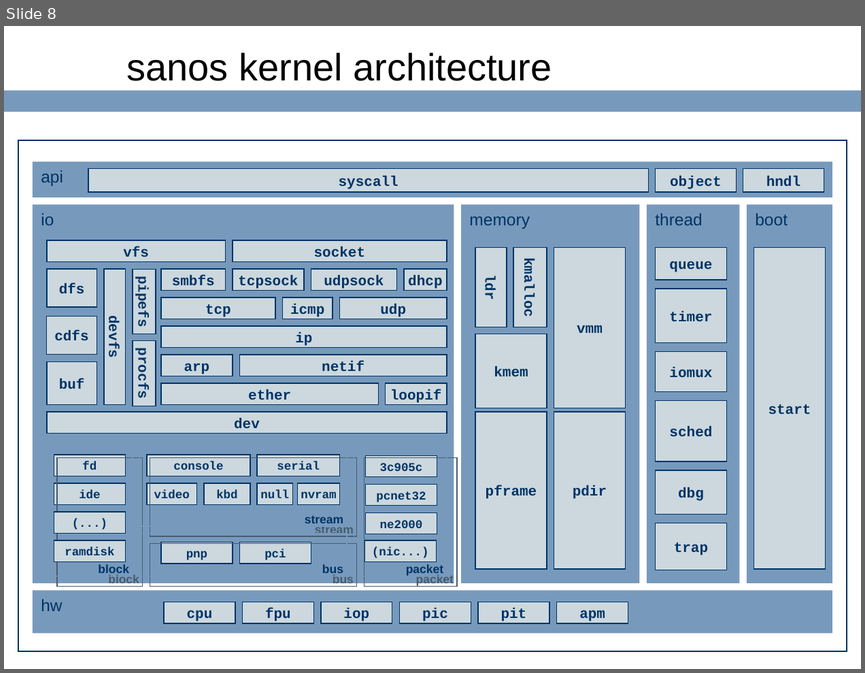
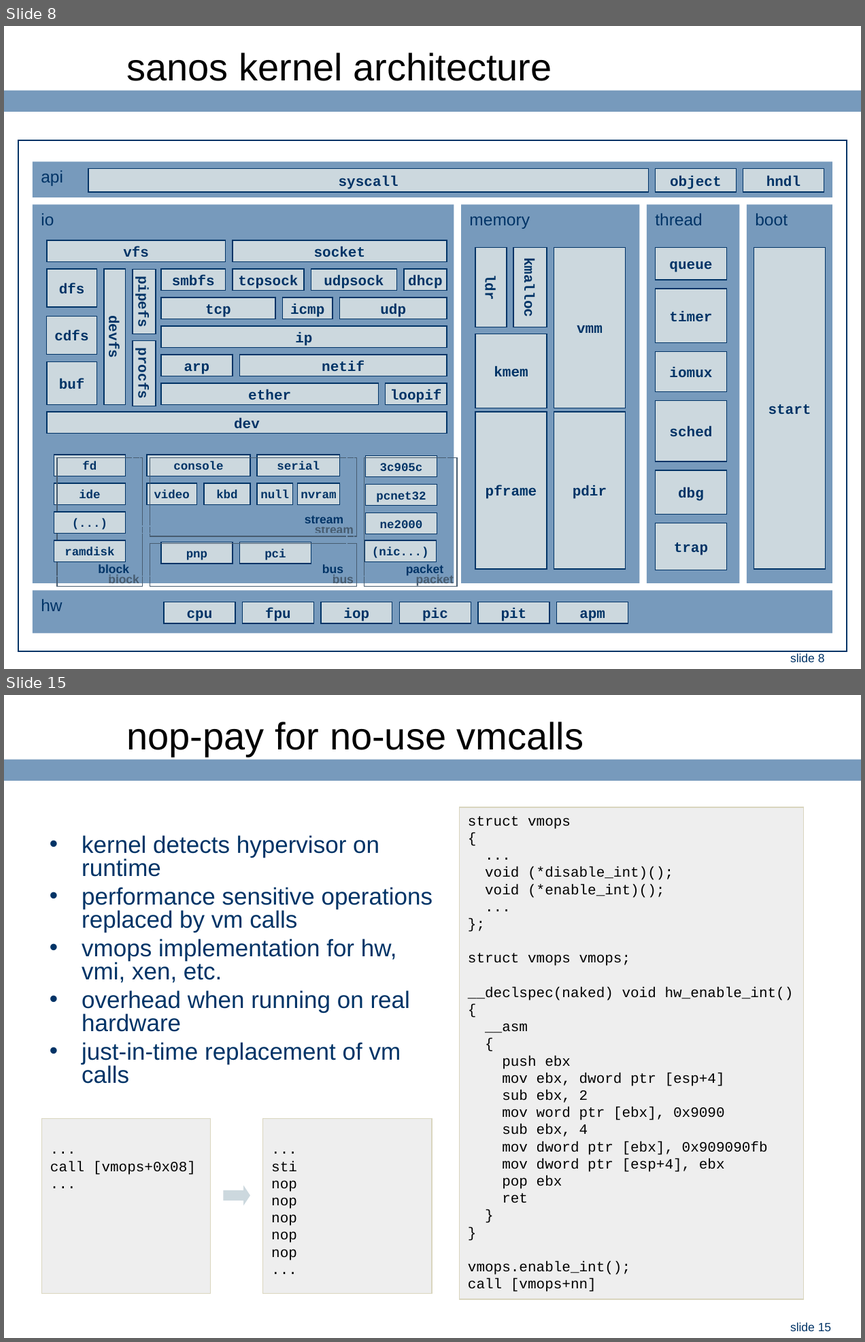
Before and after one commit to ringgaard/sanos, a slide deck: doc/jbox-intel.ppt. Shown one above the other, each under a label of ours: slide 8 before the commit, slides 8 and 15 after it; the slides between them are not shown. The pictures are 865x673 and 865x1342 pixels, drawn with LibreOffice and Linux fonts; fonts in the diff are those of the drawing; background and template pictures are left out. Boxes give left, top, right and bottom in pixels: in the first picture for what was removed or moved away, otherwise in the second. Text is boxed around its words. In the diff, an @@ line names an element or a change of style, - is before the commit and + after.

```diff
--- a/doc/jbox-intel.ppt
+++ b/doc/jbox-intel.ppt
@@ slide 15 added at box(4, 695, 861, 1338), background #FFFFFF; not listed: 2 template elements that a slide beside it also shows @@
@@ title added at box(126, 722, 584, 756), 32 pt, text #000000 @@
+nop-pay for no-use vmcalls
@@ rectangle added at box(459, 807, 804, 1299), fill #EEEEEE, outline #D9D5BE 0.74 pt, 12 pt, text #000000 @@
+struct vmops
+{
+...
+void (*disable_int)();
+void (*enable_int)();
+...
+};
+struct vmops vmops;
+__declspec(naked) void hw_enable_int()
+{
+__asm
+{
+push ebx
+mov ebx, dword ptr [esp+4]
+sub ebx, 2
+mov word ptr [ebx], 0x9090
+sub ebx, 4
+mov dword ptr [ebx], 0x909090fb
+mov dword ptr [esp+4], ebx
+pop ebx
+ret
+}
+}
+vmops.enable_int();
+call [vmops+nn]
@@ text added at box(82, 835, 433, 1083), 20 pt, text #003366 @@
+• kernel detects hypervisor on runtime
+• performance sensitive operations replaced by vm calls
+• vmops implementation for hw, vmi, xen, etc.
+• overhead when running on real hardware
+• just-in-time replacement of vm calls
@@ rectangle added at box(41, 1118, 211, 1293), fill #EEEEEE, outline #D9D5BE 0.74 pt, 12 pt, text #000000 @@
+...
+call [vmops+0x08]
+...
@@ rectangle added at box(263, 1118, 432, 1293), fill #EEEEEE, outline #D9D5BE 0.74 pt, 12 pt, text #000000 @@
+...
+sti
+nop
+nop
+nop
+nop
+nop
+...
@@ right arrow added at box(224, 1185, 250, 1206), fill #CCD8DE @@
@@ slide 8 changed as well @@
@@ page number added at box(790, 653, 825, 662), 10 pt, text #003366 @@
+slide 8
```
Also in this commit, not shown: 8 other slides changed, 6 other slides added.
